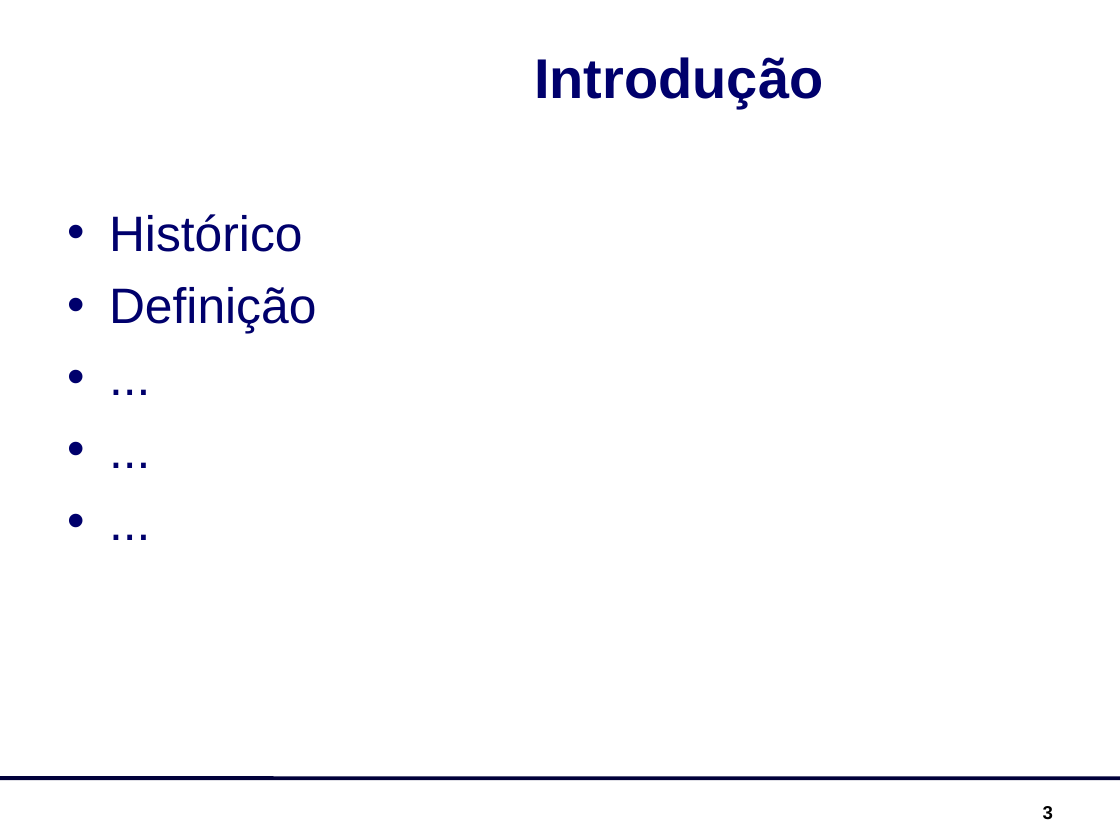
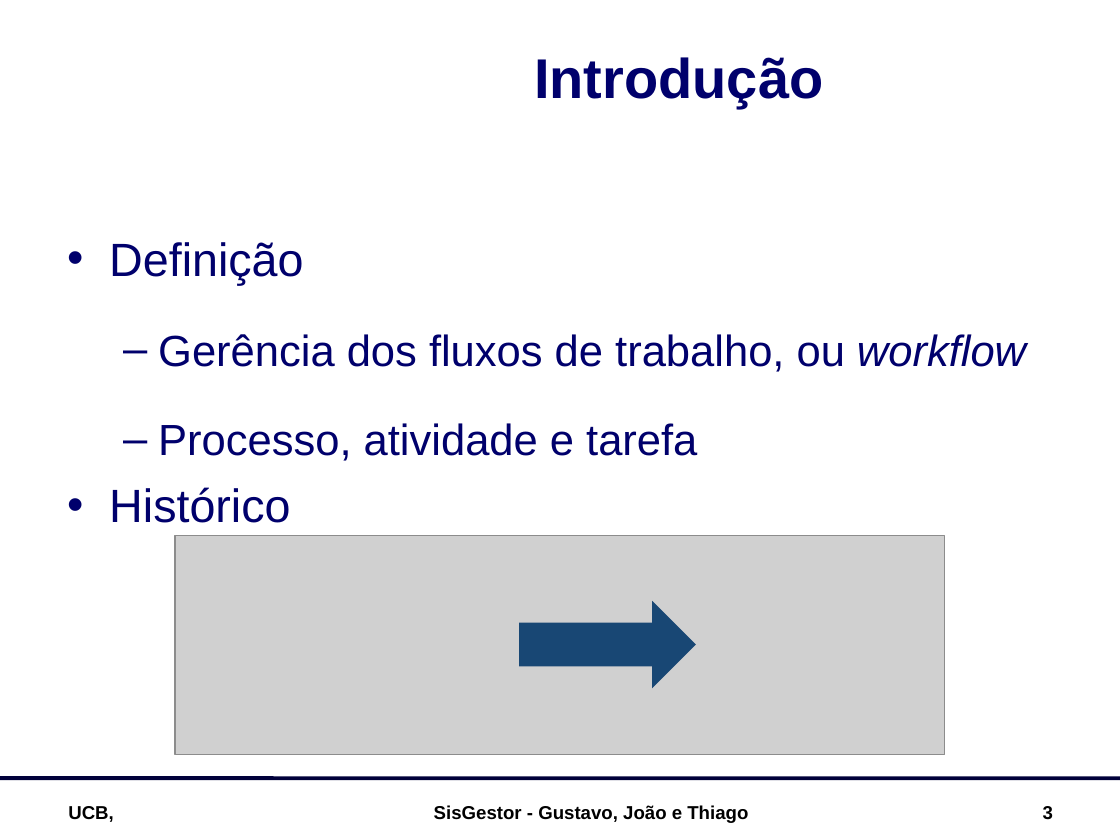
Before and after one commit to joaolce/sisgestor, a slide deck: slide 3 of documentacao/SisGestor_Apresentação.ppt. Drawn at 1120x840 pixels with LibreOffice and Linux fonts; fonts in the diff are those of the drawing; grey boxes stand for pictures; background and template pictures are left out. Boxes give left, top, right and bottom in pixels: in the first picture for what was removed or moved away, otherwise in the second. Text is boxed around its words. In the diff, an @@ line names an element or a change of style, - is before the commit and + after.

```diff
--- a/documentacao/SisGestor_Apresentação.ppt
+++ b/documentacao/SisGestor_Apresentação.ppt
@@ text at (x1=109, y1=242, x2=1026, y2=461): paragraphs added @@
+• Definição
+  – Gerência dos fluxos de trabalho, ou workflow
+  – Processo, atividade e tarefa
@@ text at (x1=109, y1=287, x2=316, y2=334): paragraphs removed @@
-• Definição
-• ...
-• ...
-• ...
@@ text at (x1=109, y1=487, x2=290, y2=523): size 32 to 30 pt in "Histórico" @@
@@ picture added at (x1=175, y1=535, x2=944, y2=754) @@
@@ right arrow added at (x1=520, y1=600, x2=697, y2=688), fill #184774 @@
@@ text added at (x1=68, y1=806, x2=114, y2=822), 12 pt, text #000000, bold @@
+UCB,
@@ text added at (x1=434, y1=805, x2=748, y2=823), 12 pt, text #000000, bold @@
+SisGestor - Gustavo, João e Thiago
```
Also in this commit, not shown: 6 other slides changed, 3 slides added, 3 slides removed, 1 other file.
